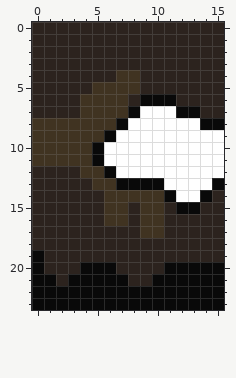
Two versions of one pixel-art file, Assets/Resources/Sprites/Cards/HighCard.aseprite. The first picture shows the starting point.
16x24 pixels, 1 frame.
Now the later version:
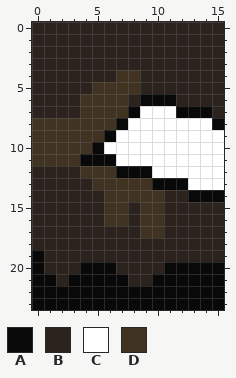
Palette (. is transparent): A #090909  B #2c231e  C #ffffff  D #403321
Diff:
y 7: x 14 B -> A
y 8: x 14 A -> C
y 11: x 4 D -> A; x 6 C -> A
y 12: x 6..9 ACCC -> DAAA
y 13: x 7..9 AAA -> DDD; x 11..12 CC -> AA; x 15 A -> C
y 14: x 11..13 ACC -> BBA; x 15 B -> A
y 15: x 12..13 AA -> BB
